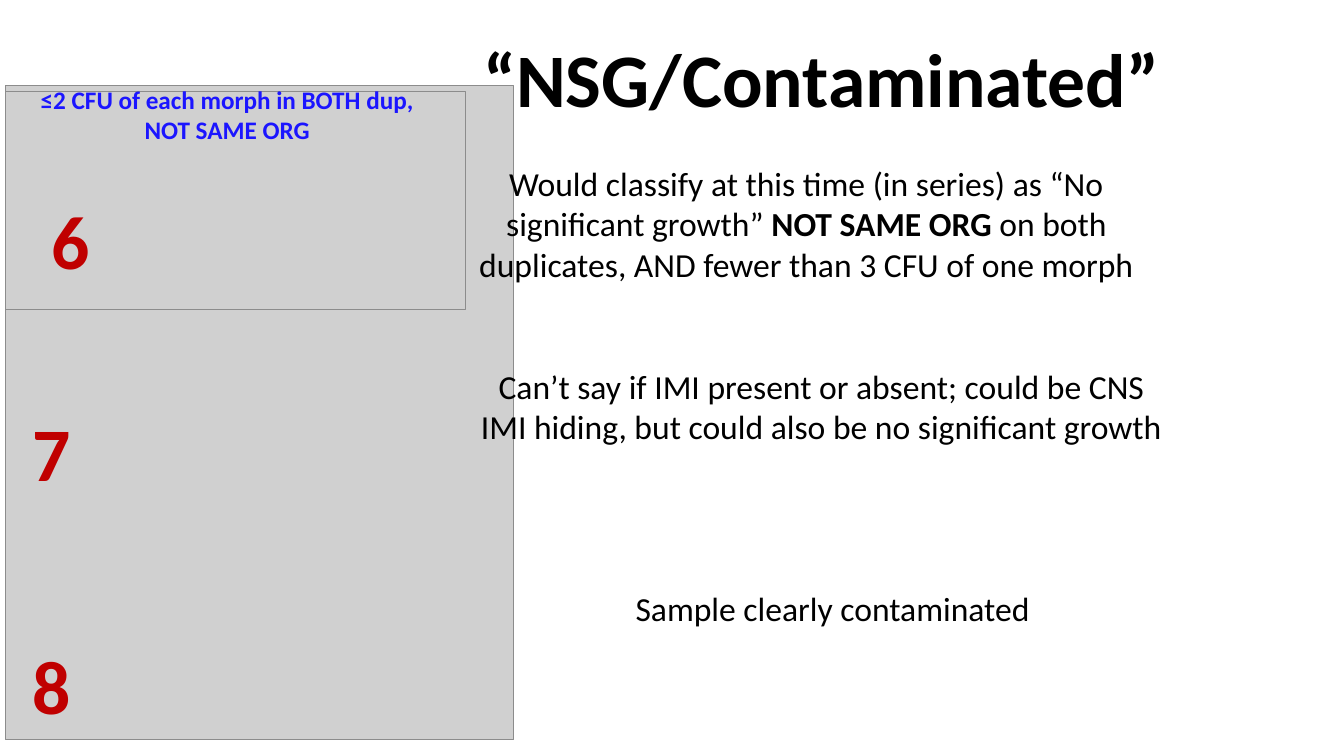
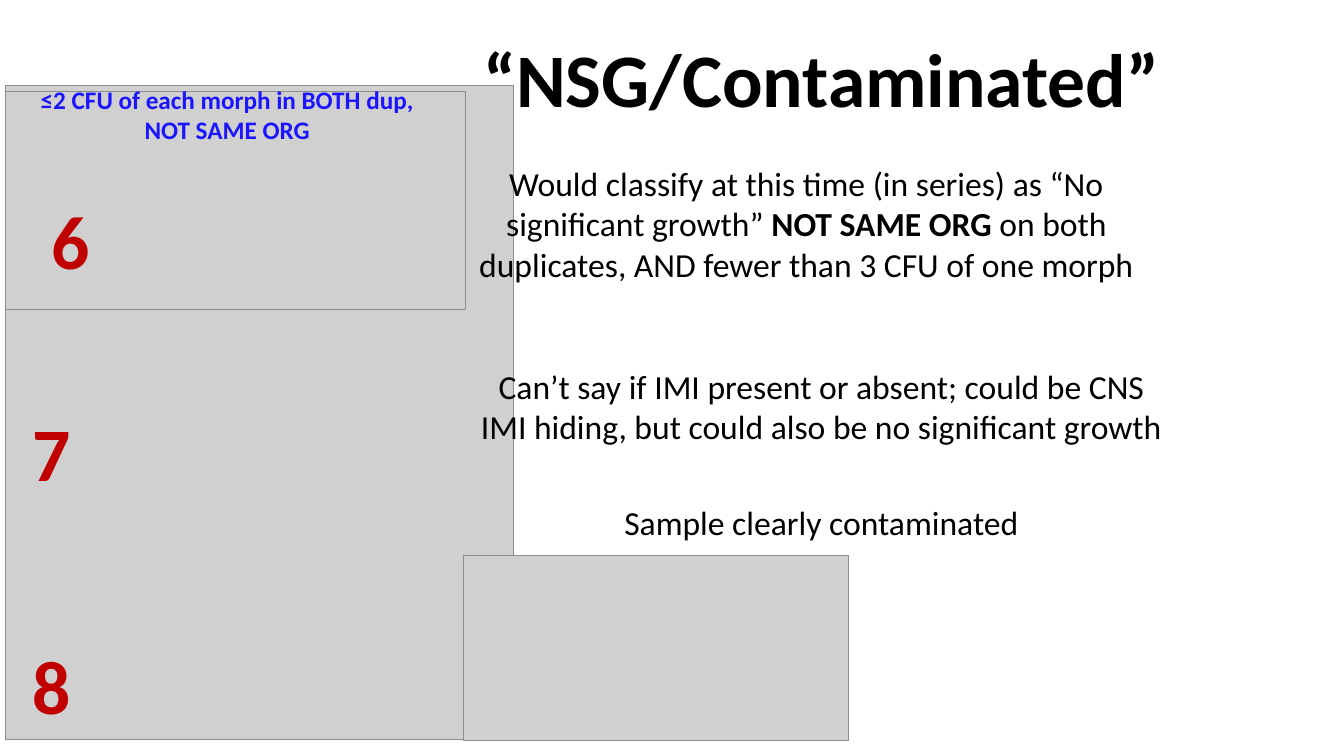
Before and after one commit to caitlin-jeffrey/OREI_Git, a slide deck: slide 14 of OREI_files/10-herd data/IMI definition rules.pptx (slide 4 before the commit). Drawn at 1344x756 pixels with LibreOffice and Linux fonts; fonts in the diff are those of the drawing; grey boxes stand for pictures. Boxes give left, top, right and bottom in pixels: in the first picture for what was removed or moved away, otherwise in the second. Text is boxed around its words. In the diff, an @@ line names an element or a change of style, - is before the commit and + after.

```diff
--- a/OREI_files/10-herd data/IMI definition rules.pptx
+++ b/OREI_files/10-herd data/IMI definition rules.pptx
@@ text "Sample clearly contaminated": place and size @@
-text "Sample clearly contaminated" at (636, 597, 1029, 627)
+text "Sample clearly contaminated" at (624, 511, 1018, 541)
@@ picture added at (463, 556, 849, 741) @@
```
Also in this commit, not shown: 3 slides added, 27 other files.
